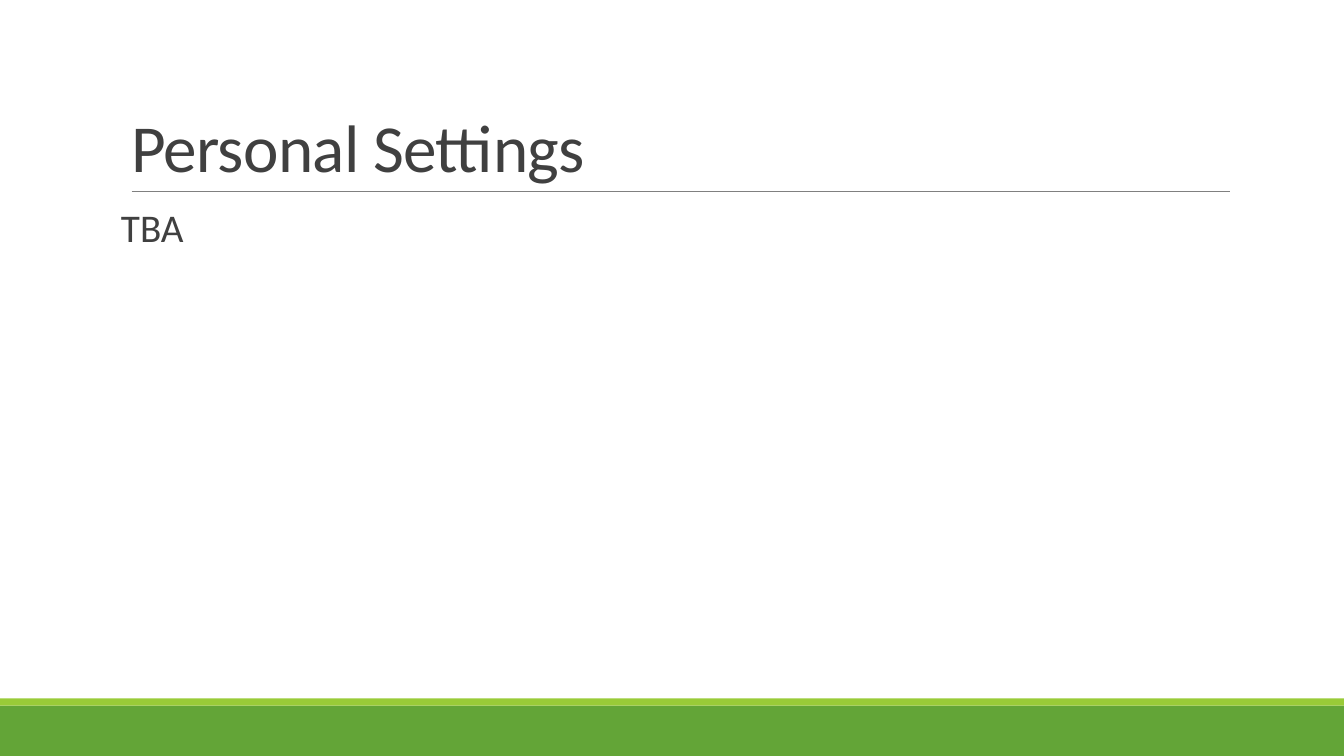
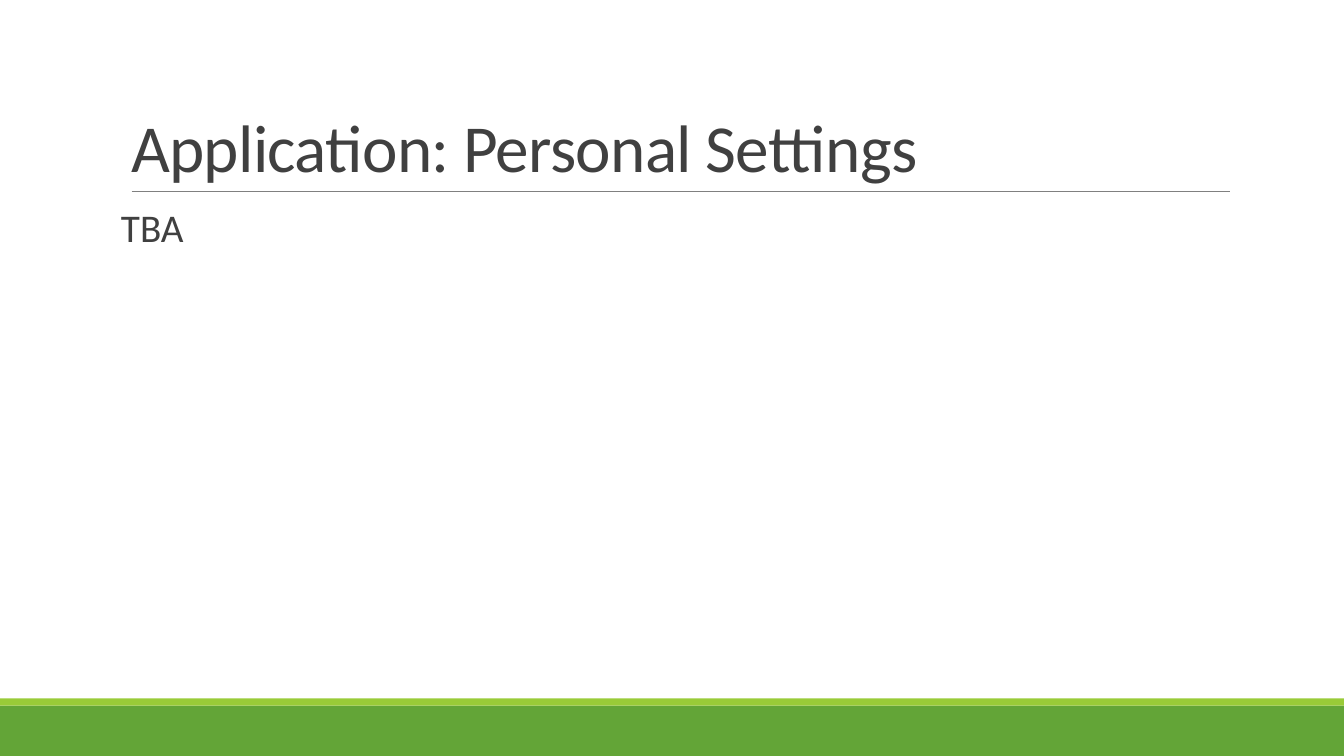
Before and after one commit to shossains/OOPProject, a slide deck: slide 12 of PpGoGreen.pptx. Drawn at 1344x756 pixels with LibreOffice and Linux fonts; fonts in the diff are those of the drawing. Boxes give left, top, right and bottom in pixels: in the first picture for what was removed or moved away, otherwise in the second. Text is boxed around its words. In the diff, an @@ line names an element or a change of style, - is before the commit and + after.

```diff
--- a/PpGoGreen.pptx
+++ b/PpGoGreen.pptx
@@ title at [131, 125, 918, 184]: text changed @@
-Personal Settings
+Application: Personal Settings
```
Also in this commit, not shown: 2 other slides changed.
